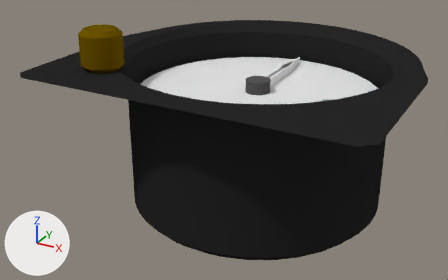
The Blender file Instruments/altimeter/altimeter.blend, before and after one commit.
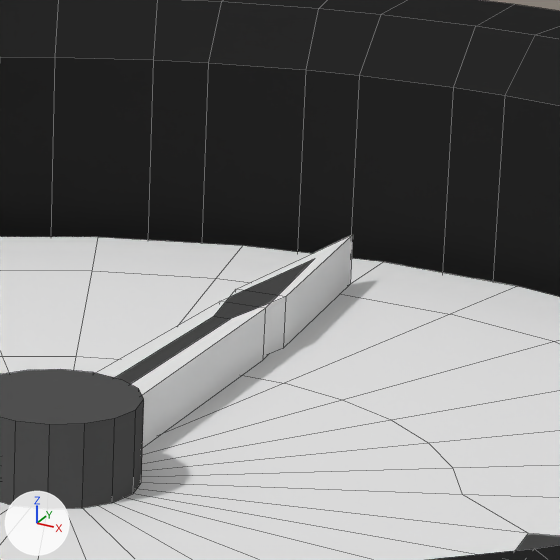
Each version appears first whole from a camera (50 mm lens) standing at (0.0623, -0.1304, 0.0402) and looking at (-0.0055, -0.0072, -0.0214), and next in a close-up on the part from 56% to 73% of the width and 9% to 37% of the height. Lighting does not change. The marker at lower left points along +X, +Y and +Z. The close-ups show mesh edges as thin lines.

In view in the first close-up: 'case', 'hub', 'hundreds needle', 'legend', 'thousands needle'.
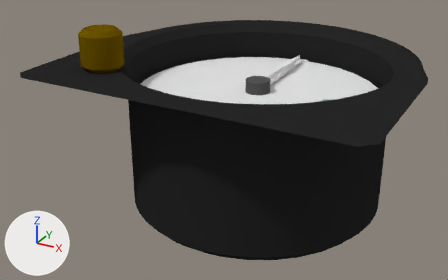
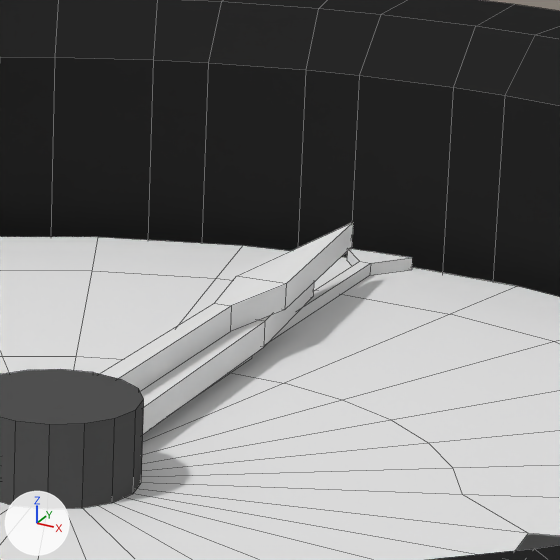
Where the change shows, as pixel boxes (x1, y1, x2, y2) in the close-ups (560 x 560 px; the box of a moved part takes in the faces that stretch with it):
'hundreds needle', mesh rescaled, moved
    before: (117, 235, 353, 384)
    after: (100, 222, 353, 391)
'thousands needle', mesh rescaled, moved
    before: (96, 259, 314, 448)
    after: (140, 283, 314, 434)
'ten thousands needle', added
    after: (180, 248, 412, 408)
part 2 of me_thousands_needle, moved or reshaped
    before: (142, 304, 270, 448)
    after: (143, 283, 314, 434)

Diff of the bpy script that builds the scene:
```diff
--- a/Instruments/altimeter/altimeter.blend.py
+++ b/Instruments/altimeter/altimeter.blend.py
@@ me_hundreds_needle @@
 me_hundreds_needle.from_pydata(...)  # 14 vertices, 13 faces; spans x -0.001..0.001, y 0.0025..0.0265, z -0.001..0.001
 # used by ob_hundreds_needle; location = (0.0, 0.0, -0.009)
+# me_hundreds_needle part 1: the whole mesh is scaled about its middle by (1, 1, 0.5), then moved by (0.0, 0.0, -0.0005)
@@ me_thousands_needle @@
 me_thousands_needle.from_pydata(...)  # 10 vertices, 9 faces; spans x -0.0013..0.0013, y 0.0025..0.0228, z -0.001..0.001
 # used by ob_thousands_needle; location = (0.0, 0.0, -0.009)
+# me_thousands_needle part 2: the whole mesh is scaled about its middle by (1, 1, 0.5), then moved by (0.0, 0.0, 0.0005)
@@ me_ten_thousands_needle @@
+me_ten_thousands_needle.from_pydata(...)  # 20 vertices, 17 faces; spans x -0.0014..0.0014, y 0.0025..0.0295, z -0.001..-0.0005
@@ ob_hundreds_needle @@
 ob_hundreds_needle = bpy.data.objects.new('hundreds needle', me_hundreds_needle)
-ob_hundreds_needle.location = (0.0, 0.0, -0.009)
+ob_hundreds_needle.location = (0.0, 0.0, -0.0075)
 ob_hundreds_needle.material_slots[0].link = 'OBJECT'; ob_hundreds_needle.material_slots[0].material = mat_white
@@ ob_thousands_needle @@
 ob_thousands_needle = bpy.data.objects.new('thousands needle', me_thousands_needle)
-ob_thousands_needle.location = (0.0, 0.0, -0.009)
+ob_thousands_needle.location = (0.0, 0.0, -0.0095)
 ob_thousands_needle.material_slots[0].link = 'OBJECT'; ob_thousands_needle.material_slots[0].material = mat_white
@@ ob_ten_thousands_needle @@
+ob_ten_thousands_needle = bpy.data.objects.new('ten thousands needle', me_ten_thousands_needle)
+ob_ten_thousands_needle.location = (0.0, 0.0, -0.009)
+ob_ten_thousands_needle.material_slots[0].link = 'OBJECT'; ob_ten_thousands_needle.material_slots[0].material = mat_white  # white #e7e7e7
```
